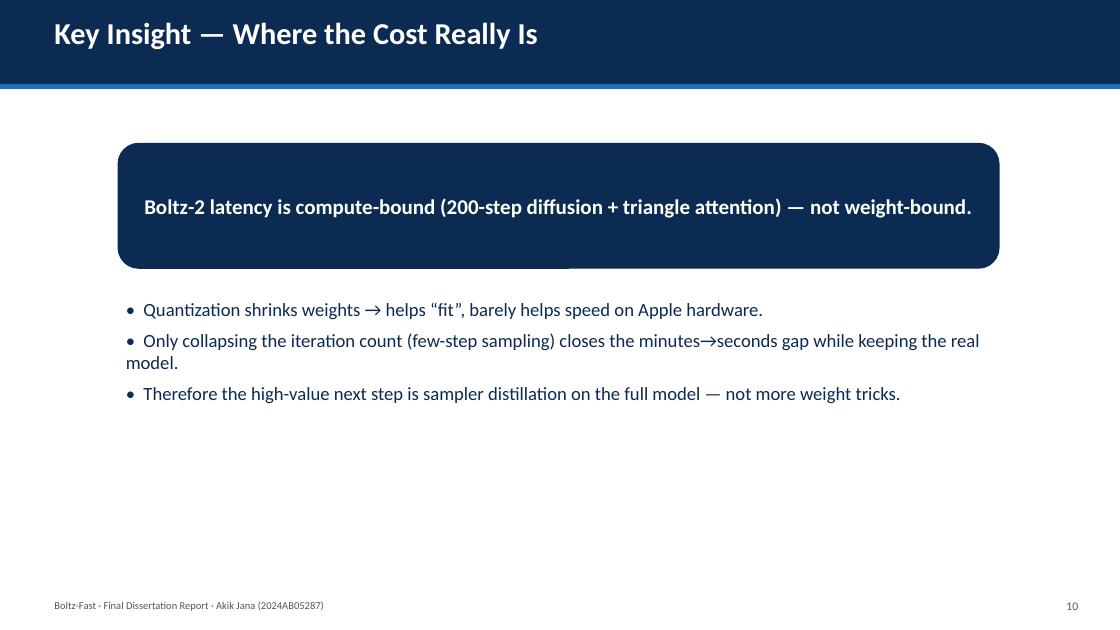
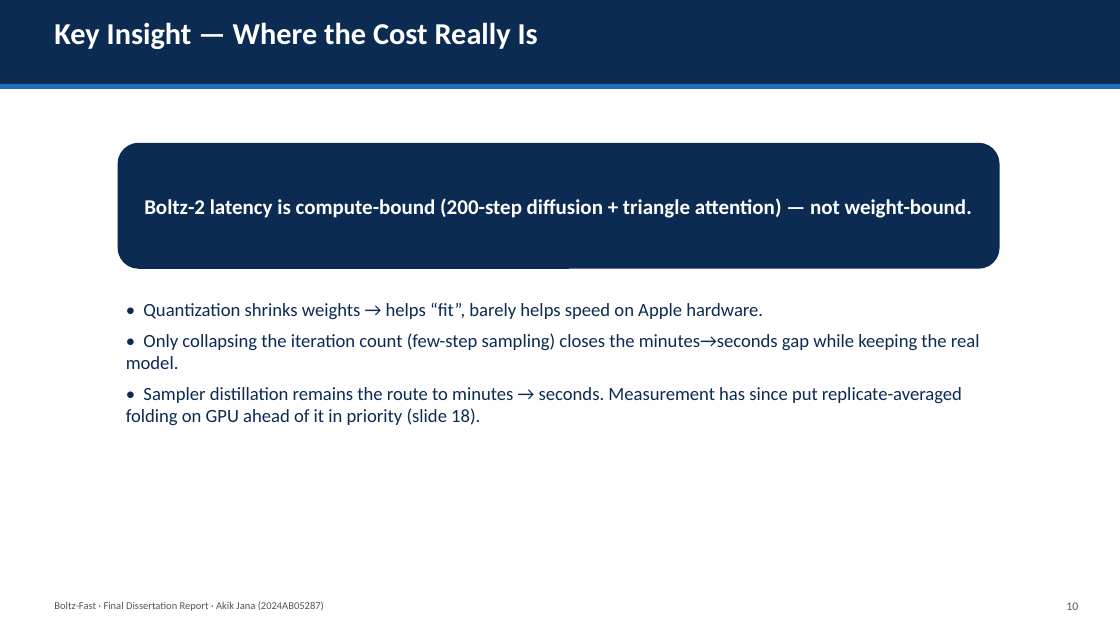
Before and after one commit to AkikJana/biomolecular-design-coreai, a slide deck: slide 11 of final_dissertation_presentation.pptx. Drawn at 1120x630 pixels with LibreOffice and Linux fonts; fonts in the diff are those of the drawing. Boxes give left, top, right and bottom in pixels: in the first picture for what was removed or moved away, otherwise in the second. Text is boxed around its words. In the diff, an @@ line names an element or a change of style, - is before the commit and + after.

```diff
--- a/final_dissertation_presentation.pptx
+++ b/final_dissertation_presentation.pptx
@@ text at box(126, 387, 962, 425): text changed @@
-• Therefore the high-value next step is sampler distillation on the full model — not more weight tricks.
+• Sampler distillation remains the route to minutes → seconds. Measurement has since put replicate-averaged folding on GPU ahead of it in priority (slide 18).
```
Also in this commit, not shown: 5 other slides changed, 1 other file.
